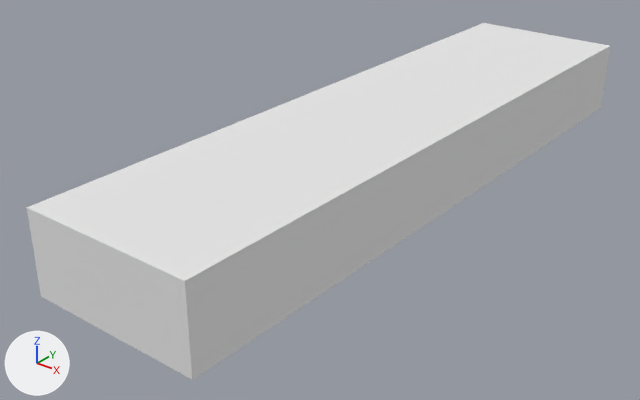
The Blender file Arts/Models/Scenario/Bridge/Bridge60 /Bridge60_chão1.blend as it was, and as the next commit left it.
Camera for both pictures: a 50 mm lens placed at (5.46, -7.94, 6.63), pointed at (-0.35, -0.68, 2.13). The lights are fixed; the arrows at lower left show +X, +Y and +Z.
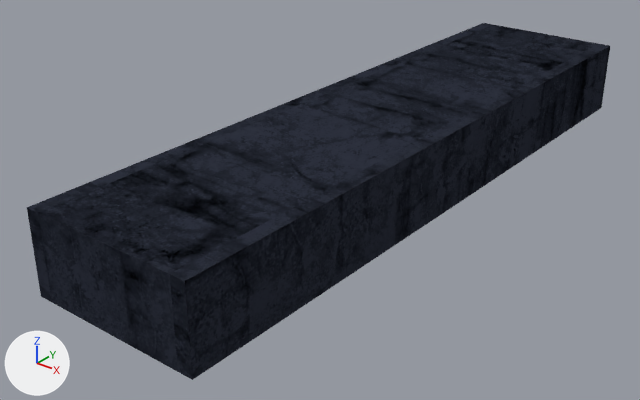
Pixel boxes [x1, y1, x2, y2] of what changed, in the pictures (640 x 400 px):
'Cube', surface changed: [27, 23, 610, 380] in both

The edits, one by one:
Picture 'specular.tga' (img_specular_tga) is new.
In material 'Material.001' (mat_material_001), base_color is no longer (0.8, 0.8, 0.8), white #e7e7e7.
In material 'Material.001' (mat_material_001), texture is now set to img_specular_tga.
